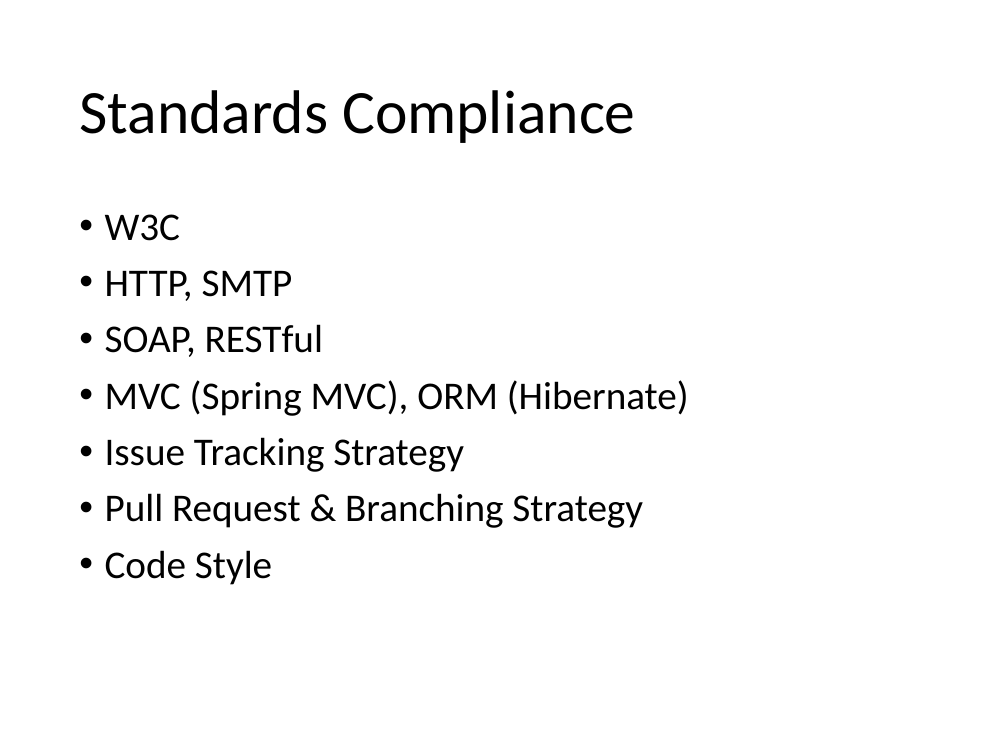
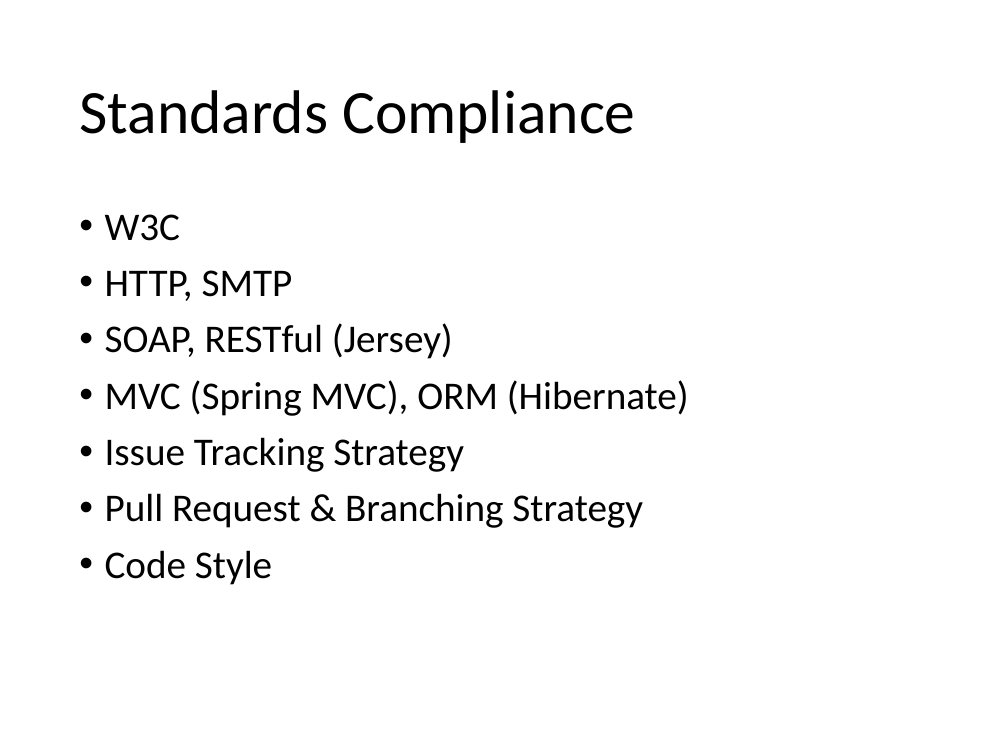
Before and after one commit to proliuxz/SME, a slide deck: slide 2 of XIE/Presentation1.pptx. Drawn at 1008x756 pixels with LibreOffice and Linux fonts; fonts in the diff are those of the drawing. Boxes give left, top, right and bottom in pixels: in the first picture for what was removed or moved away, otherwise in the second. Text is boxed around its words. In the diff, an @@ line names an element or a change of style, - is before the commit and + after.

```diff
--- a/XIE/Presentation1.pptx
+++ b/XIE/Presentation1.pptx
@@ text at bbox=[105, 323, 453, 359]: text changed @@
-• SOAP, RESTful
+• SOAP, RESTful (Jersey)
```
Also in this commit, not shown: 2 other slides changed, 1 other file.
